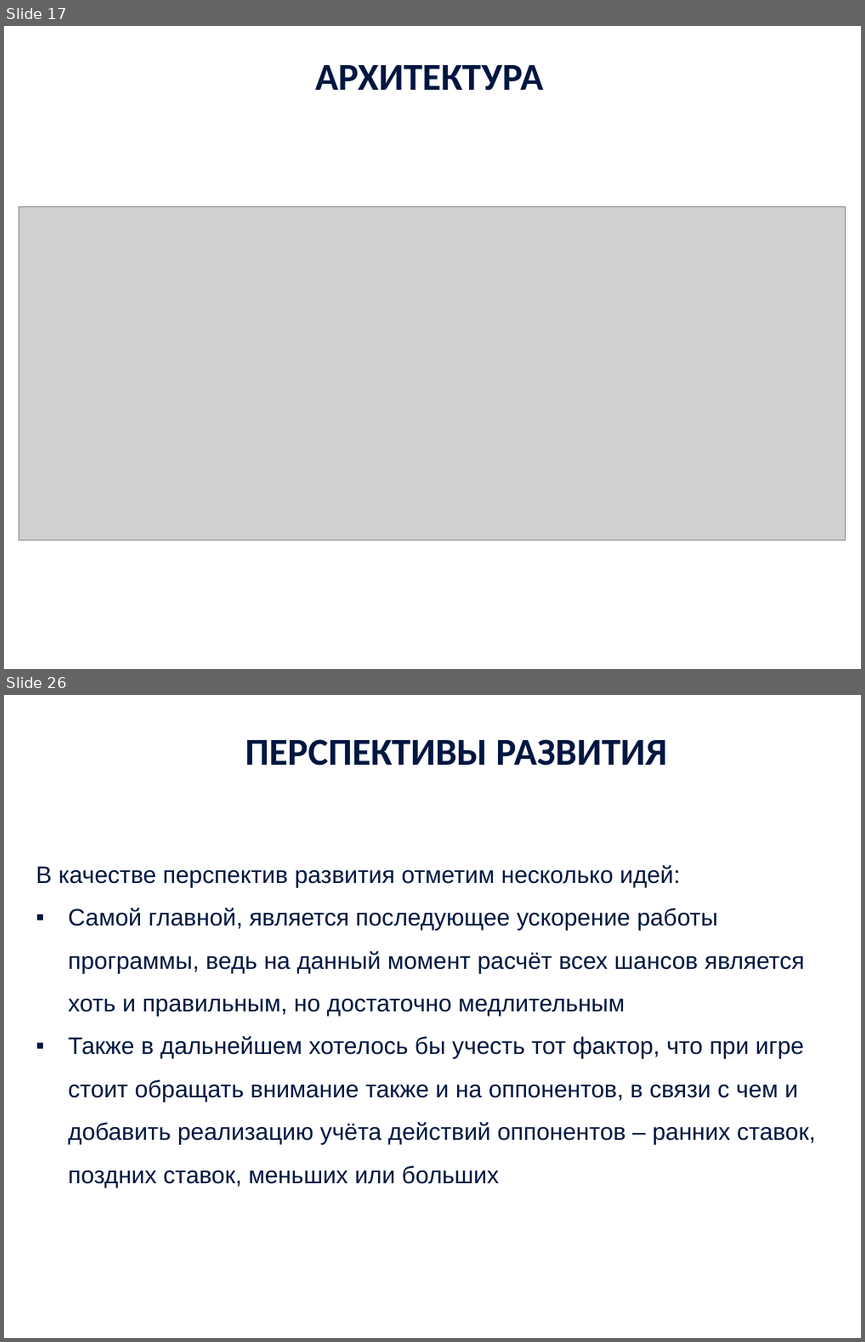
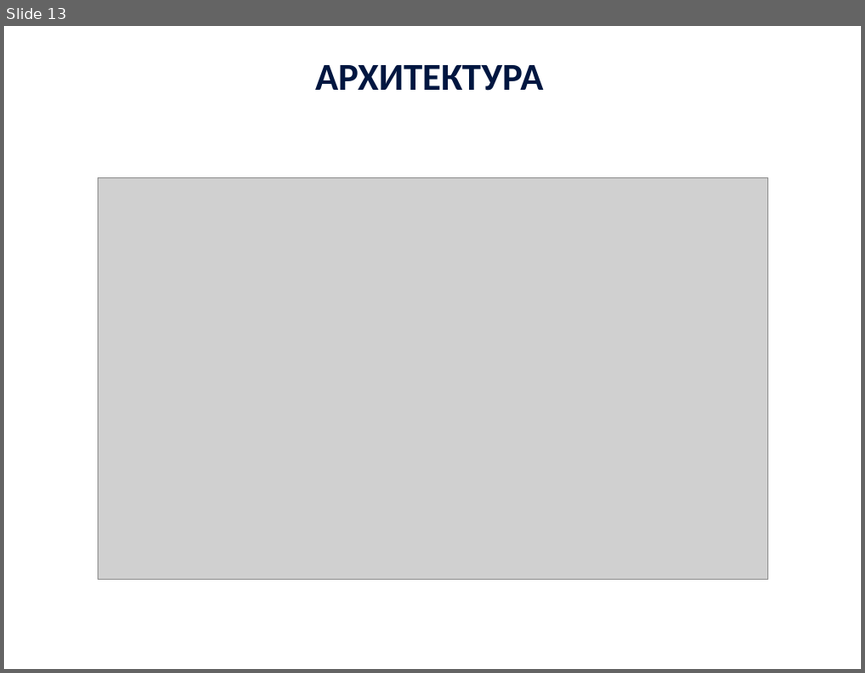
Before and after one commit to JaydenPears/LMS, a slide deck: Documentation/Чернов Владимир Презентация проектной работы.pptx. Shown one above the other, each under a label of ours: slides 17 and 26 before the commit, slide 13 after it; the slides between them are not shown. The pictures are 865x1342 and 865x673 pixels, drawn with LibreOffice and Linux fonts; fonts in the diff are those of the drawing; grey boxes stand for pictures; background and template pictures are left out. Boxes give left, top, right and bottom in pixels: in the first picture for what was removed or moved away, otherwise in the second. Text is boxed around its words. In the diff, an @@ line names an element or a change of style, - is before the commit and + after.

```diff
--- a/Documentation/Чернов Владимир Презентация проектной работы.pptx
+++ b/Documentation/Чернов Владимир Презентация проектной работы.pptx
@@ slide 26 removed at (x1=4, y1=695, x2=861, y2=1338), background picture (left out) @@
@@ text removed at (x1=245, y1=739, x2=667, y2=766) @@
-ПЕРСПЕКТИВЫ РАЗВИТИЯ
@@ text removed at (x1=36, y1=865, x2=815, y2=1187) @@
-В качестве перспектив развития отметим несколько идей:
-▪ Самой главной, является последующее ускорение работы программы, ведь на данный момент расчёт всех шансов является хоть и правильным, но достаточно медлительным
-▪ Также в дальнейшем хотелось бы учесть тот фактор, что при игре стоит обращать внимание также и на оппонентов, в связи с чем и добавить реализацию учёта действий оппонентов – ранних ставок, поздних ставок, меньших или больших
@@ what was slide 17 is now slide 13 @@
@@ slide 13 changed as well @@
@@ picture resized from (x1=18, y1=207, x2=845, y2=540) to (x1=98, y1=177, x2=767, y2=578) @@
```
Also in this commit, not shown: 3 other slides changed, 13 slides added, 23 other slides removed, 4 other files.
